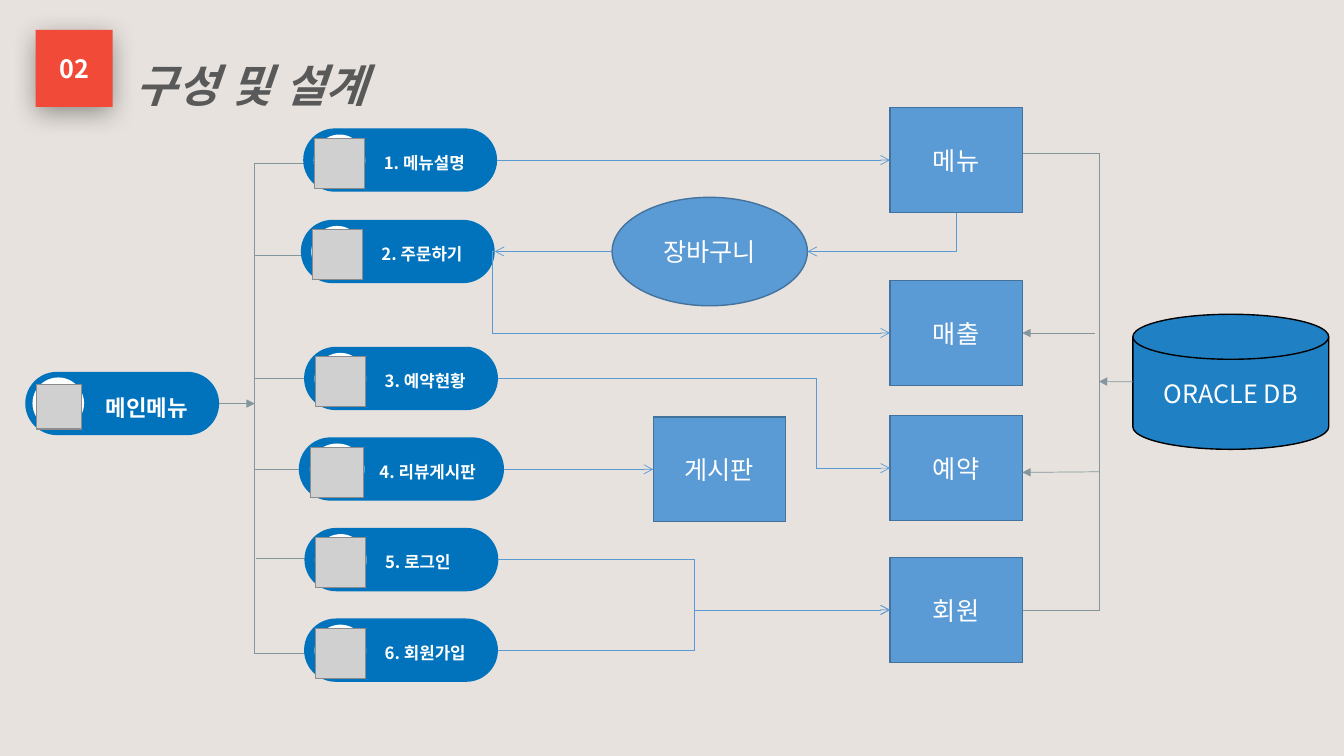
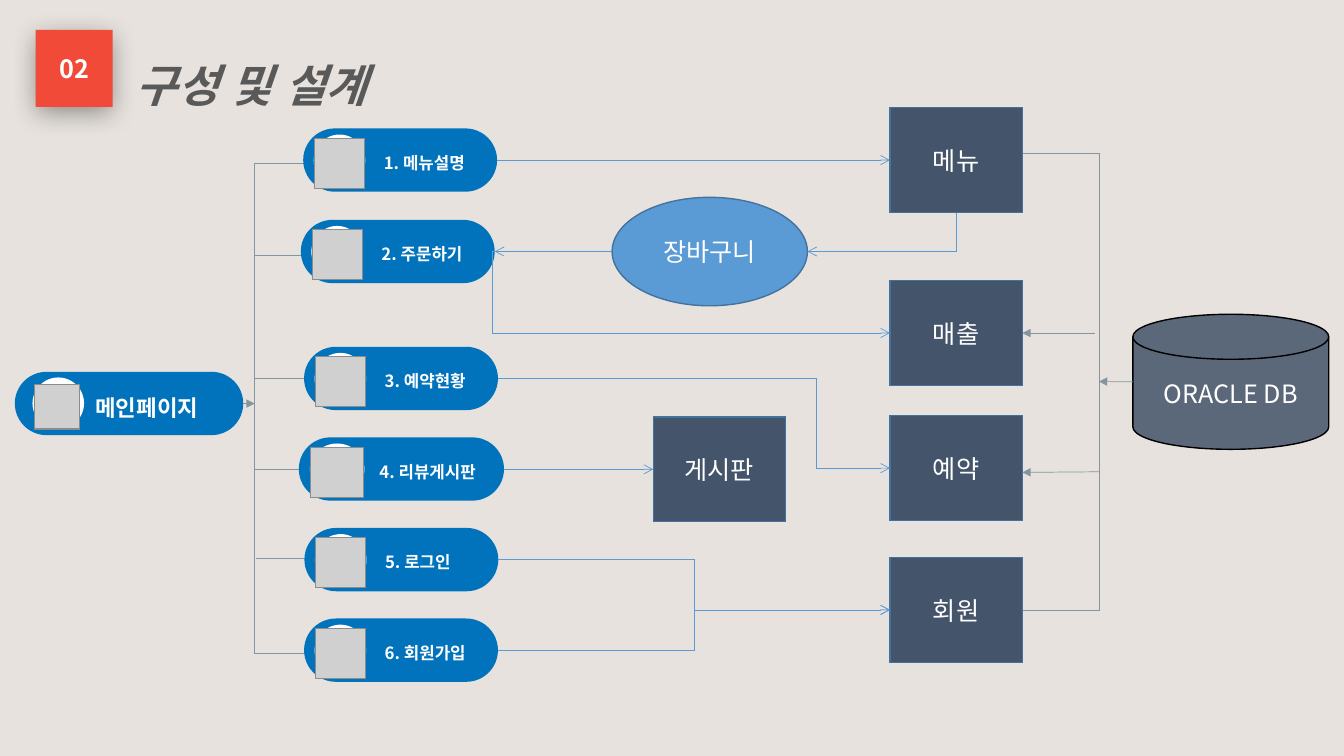
Before and after one commit to phoresis92/restaurant, a slide deck: slide 4 of 프로젝트 기획서/프로젝트 계획서.pptx. Drawn at 1344x756 pixels with LibreOffice and Linux fonts; fonts in the diff are those of the drawing; grey boxes stand for pictures. Boxes give left, top, right and bottom in pixels: in the first picture for what was removed or moved away, otherwise in the second. Text is boxed around its words. In the diff, an @@ line names an element or a change of style, - is before the commit and + after.

```diff
--- a/프로젝트 기획서/프로젝트 계획서.pptx
+++ b/프로젝트 기획서/프로젝트 계획서.pptx
@@ cylinder "ORACLE DB" at (1133, 315, 1329, 450): fill #0070C0 at 86% opacity to #44546A at 86% opacity @@
@@ rounded rectangle "메인페이지": place and size @@
-rounded rectangle "메인페이지" at (25, 372, 219, 436)
+rounded rectangle "메인페이지" at (15, 372, 244, 436)
@@ text in rounded rectangle at (95, 397, 198, 418): text changed @@
-메인메뉴
+메인페이지
@@ fill #5B9BD5 to #44546A in 5 elements at (890, 415, 1022, 520), (890, 558, 1022, 662), (890, 108, 1022, 213), (890, 280, 1022, 385), (653, 417, 785, 522) @@
```
Also in this commit, not shown: 12 other slides changed, 3 slides added, 11 other files.
